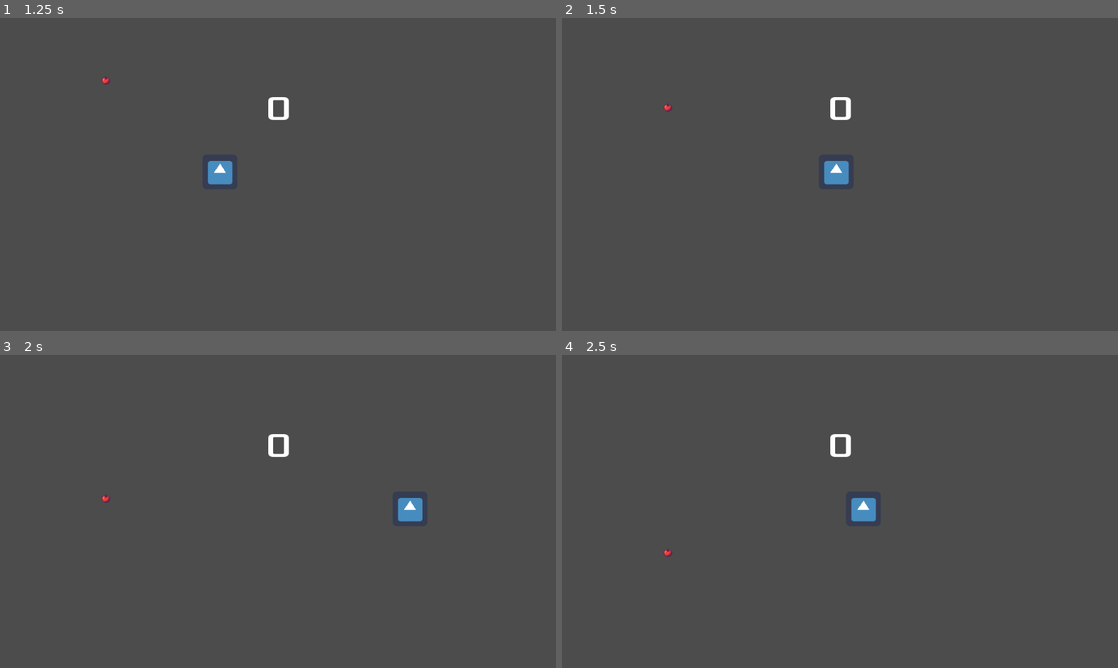
Above: before the commit, frames 1-4 (two rows, left to right).
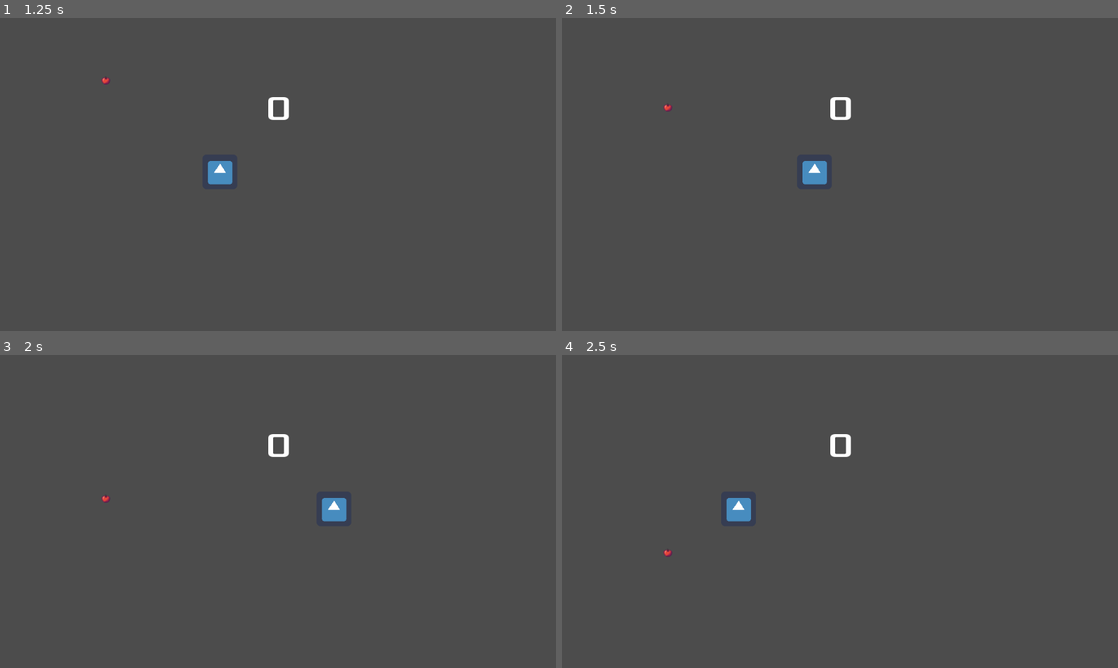
Above: after the commit, the same moments.

Repository: ColinKYuen/BQ-Game-Jam
Game: Godot game, scene res://Scenes/Main.tscn
The game is run twice, just before and just after one commit, with the same random seed, the same clock (stepped at 60 frames per second) and the same inputs. The engine's default icon, where the game draws it, is replaced by a stand-in: a white triangle on a blue panel in a dark square.
Inputs:
- Up to frame 1 (1.25 s): click "Start" at 0.5 s
- Up to frame 2 (1.5 s): tap Enter at 1.25 s; hold D (move_right) from 1.28 s (still down)
- Up to frame 3 (2 s): keep holding D (move_right)
- Up to frame 4 (2.5 s): release D (move_right) at 2.03 s; hold Left (move_left) from 2.03 s (still down)

Frame 1 is identical in both runs. In frame 2, 0.6% of the frame differs, in the area x 43-52%, y 45-54%; in frame 3, 0.7%, in the area x 57-76%, y 45-54%; in frame 4, 0.7%.

Commit message:
Dash mechanic

Diff:
--- a/Scripts/Player.gd
+++ b/Scripts/Player.gd
@@ -1,10 +1,72 @@
 extends KinematicBody2D
 
-var speed : int = 500
+
+
+var speed : int = 300
 var lives : int = 3
 
+const dash_double_tap_within: float = 0.85
+const dash_duration: float = 0.3
+const dash_speed: int = 900
+const norm_speed: int = 300
+var is_dashing: bool = false
+var dash_timer: float = 0
+var dash_taps: int = 0
+var dash_cooldown: float = 2
+var dash_on_cooldown: bool = false
+var last_tap_right: bool = false
+
 func _physics_process(delta):
-	if Input.is_action_pressed("move_left"):
-		position.x -= speed * delta
-	if Input.is_action_pressed("move_right"):
-		position.x += speed * delta
+	check_dash(delta)
+
+	if is_dashing:
+		if last_tap_right:
+			position.x += speed * delta
+		else:
+			position.x -= speed * delta
+	else:
+		if Input.is_action_pressed("move_left"):
+			position.x -= speed * delta
+
+		if Input.is_action_pressed("move_right"):
+			position.x += speed * delta
+
+func check_dash(delta):
+	if dash_on_cooldown:
+		dash_timer += delta
+		if dash_timer <= dash_cooldown:
+			return
+		else:
+			dash_timer = 0
+			dash_on_cooldown = false
+
+	if Input.is_action_just_pressed("move_right") and not is_dashing:
+		if last_tap_right:
+			dash_taps += 1
+		else:
+			dash_taps = 1
+	if Input.is_action_just_pressed("move_left") and not is_dashing:
+		if not last_tap_right:
+			dash_taps += 1
+		else:
+			dash_taps = 1
+
+	if dash_taps > 0 and not is_dashing:
+		dash_timer += delta
+		if dash_timer > dash_double_tap_within:
+			dash_timer = 0
+			dash_taps = 0
+
+	if dash_taps >= 2 and not is_dashing:
+		is_dashing = true
+		dash_timer = 0
+		dash_taps = 0
+		speed = dash_speed
+
+	if is_dashing:
+		dash_timer += delta
+		if dash_timer >= dash_duration:
+			is_dashing = false
+			dash_timer = 0
+			speed = norm_speed
+			dash_on_cooldown = true
